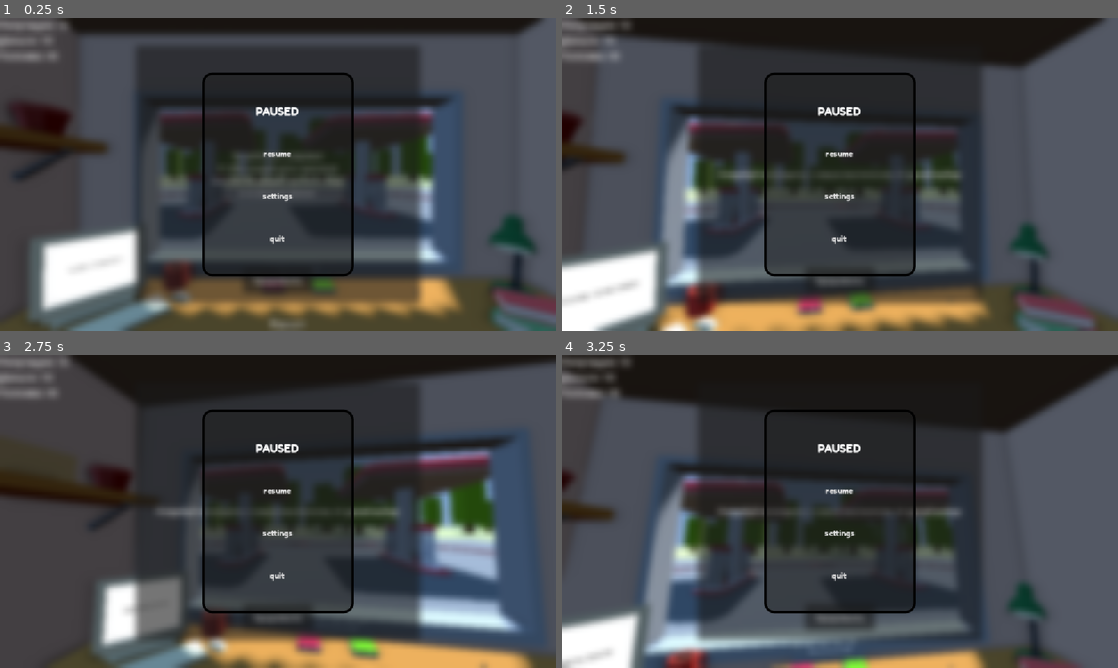
Above: before the commit, frames 1-4 (two rows, left to right).
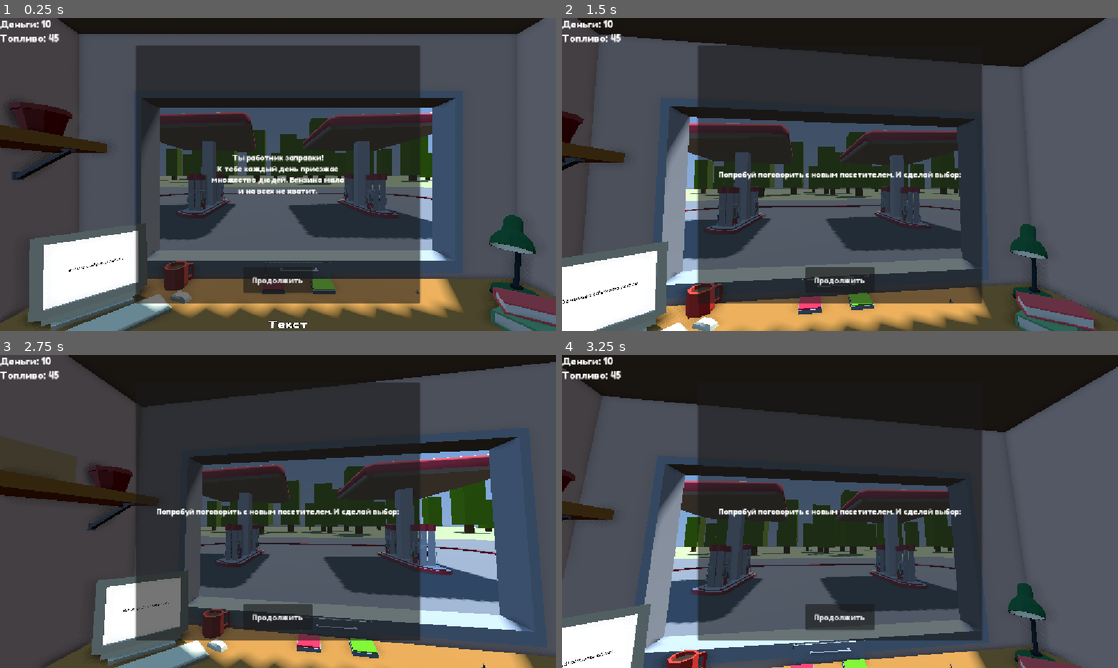
Above: after the commit, the same moments.

Repository: RolicsVin/AZS
Game: Godot game, scene res://scenes/game.tscn
The game is run twice, just before and just after one commit, with the same random seed, the same clock (stepped at 60 frames per second) and the same inputs. This scene is started directly instead of the project's main scene.
Inputs (mouse positions are in pixels of both pictures, inside the frame that each line leads up to):
- Up to frame 1 (0.25 s): no input
- Up to frame 2 (1.5 s): click "Продолжить" at 0.5 s; tap Enter (ui_accept) at 1.25 s; move the mouse to (962, 158) at 1.27 s; hold Right (ui_right) from 1.28 s (still down); click (962, 158) at 1.35 s
- Up to frame 3 (2.75 s): tap Enter (ui_accept) at 1.52, 2.27 s; move the mouse to (166, 527) at 2.02 s; release Right (ui_right) at 2.03 s; hold Down (ui_down) from 2.03 s (still down); click (166, 527) at 2.1 s
- Up to frame 4 (3.25 s): move the mouse to (895, 442) at 2.77 s; release Down (ui_down) at 2.78 s; hold Right (ui_right) from 2.78 s (still down); click (895, 442) at 2.85 s

The runs differ from the first frame. In frame 1, 18% of the frame differs, in the area x 0-100%, y 0-100%; in frame 2, 18%; in frame 3, 19%; in frame 4, 15%.

Commit message:
Font

Diff:
--- a/scenes/game.tscn
+++ b/scenes/game.tscn
@@ -477,10 +477,12 @@
 size = Vector3(1.4253235, 0.6828613, 0.20532227)
 
 [sub_resource type="LabelSettings" id="LabelSettings_pr1ej"]
+font = ExtResource("47_8qswn")
 outline_size = 3
 outline_color = Color(0, 0, 0, 1)
 
 [sub_resource type="LabelSettings" id="LabelSettings_0sl42"]
+font = ExtResource("47_8qswn")
 font_size = 20
 
 [sub_resource type="Animation" id="Animation_pr1ej"]
@@ -761,7 +763,7 @@
 border_width_top = 5
 border_width_right = 5
 border_width_bottom = 5
-border_color = Color(0, 0, 0, 1)
+border_color = Color(0.54509807, 0.43529412, 0.36862746, 1)
 corner_radius_top_left = 20
 corner_radius_top_right = 20
 corner_radius_bottom_right = 20
@@ -1531,6 +1533,7 @@
 transform = Transform3D(-0.72537446, 0, -0.6883545, 0, 1, 0, 0.6883545, 0, -0.72537446, 3.5564072, 2.9454715, -21.78095)
 pixel_size = 0.0013
 text = "Почитать об этом человеке"
+font = ExtResource("47_8qswn")
 font_size = 40
 
 [node name="MeshInstance3D" type="MeshInstance3D" parent="AZSModel" unique_id=1907153043]
@@ -1592,6 +1595,7 @@
 transform = Transform3D(1, 0, 0, 0, 1, 0, 0, 0, 1, 0, 0, 0.045685828)
 pixel_size = 0.0013
 text = "Текст"
+font = ExtResource("47_8qswn")
 font_size = 40
 outline_size = 5
 
@@ -1739,6 +1743,7 @@
 anchor_bottom = 1.0
 grow_horizontal = 2
 grow_vertical = 2
+theme_override_fonts/font = ExtResource("47_8qswn")
 text = "Игра окончена!
 Посетителей больше нет!
 (Пока)"
@@ -1768,6 +1773,7 @@
 anchor_bottom = 1.0
 grow_horizontal = 2
 grow_vertical = 2
+theme_override_fonts/font = ExtResource("47_8qswn")
 horizontal_alignment = 1
 vertical_alignment = 1
 
@@ -1784,6 +1790,7 @@
 offset_bottom = -21.0
 grow_horizontal = 2
 grow_vertical = 0
+theme_override_fonts/font = ExtResource("47_8qswn")
 text = "Продолжить"
 
 [node name="Button" type="Button" parent="UI" unique_id=1068076007]
@@ -1791,6 +1798,7 @@
 layout_mode = 1
 offset_right = 210.0
 offset_bottom = 86.0
+theme_override_fonts/font = ExtResource("47_8qswn")
 text = "Назад"
 
 [node name="UI2" type="Control" parent="." unique_id=264580989]
@@ -1809,11 +1817,6 @@
 offset_bottom = 92.0
 mouse_filter = 2
 
-[node name="respect" type="Label" parent="UI2/VBoxContainer" unique_id=1754398849]
-layout_mode = 2
-label_settings = SubResource("LabelSettings_0sl42")
-vertical_alignment = 1
-
 [node name="money" type="Label" parent="UI2/VBoxContainer" unique_id=862029156]
 layout_mode = 2
 label_settings = SubResource("LabelSettings_0sl42")
@@ -1843,6 +1846,7 @@
 [node name="Pause" type="CanvasLayer" parent="." unique_id=1683573541]
 process_mode = 3
 layer = 15
+visible = false
 script = ExtResource("46_fedci")
 
 [node name="Control" type="Control" parent="Pause" unique_id=1652302047]
--- a/scenes/menu.tscn
+++ b/scenes/menu.tscn
@@ -2,6 +2,7 @@
 
 [ext_resource type="Script" uid="uid://dx8dioudnth1k" path="res://core/classes/ui/buttons.gd" id="1_vjb58"]
 [ext_resource type="Script" uid="uid://bqqq216ui6c7n" path="res://scenes/play.gd" id="2_mhnvy"]
+[ext_resource type="FontFile" uid="uid://cmpsdumo2fb2i" path="res://assets/fonts/FredokaOneCyrillic-Regular.ttf" id="3_b5gwo"]
 [ext_resource type="ArrayMesh" uid="uid://cwcoljx4n4vkv" path="res://assets/models/azs/Cube_010.res" id="4_hwfsl"]
 [ext_resource type="Shader" uid="uid://d0ivgi6ble16m" path="res://assets/shaders/menu.gdshader" id="4_mhnvy"]
 [ext_resource type="ArrayMesh" uid="uid://bebv76ch3dwjl" path="res://assets/models/azs/Cube_090.res" id="5_a04p5"]
@@ -118,6 +119,7 @@
 [node name="Label3D" type="Label3D" parent="Buttons/Play" unique_id=1297497775]
 transform = Transform3D(-9.8550075e-09, 0.22545618, 4.3711385e-08, -0.2254563, -9.855002e-09, -4.3711385e-08, -9.8550075e-09, -9.855002e-09, 0.99999994, 0, 0.0007840395, 0.07741201)
 text = "играть"
+font = ExtResource("3_b5gwo")
 font_size = 82
 
 [node name="CollisionShape3D" type="CollisionShape3D" parent="Buttons/Play" unique_id=480638377]
@@ -151,6 +153,7 @@
 [node name="Label3D2" type="Label3D" parent="Buttons/Play3" unique_id=1862326084]
 transform = Transform3D(-9.8550075e-09, 0.22545618, 4.3711385e-08, -0.2254563, -9.855002e-09, -4.3711385e-08, -9.8550075e-09, -9.855002e-09, 0.99999994, 0, -0.0022403002, 0.062541276)
 text = "выйти"
+font = ExtResource("3_b5gwo")
 font_size = 82
 
 [node name="CollisionShape3D" type="CollisionShape3D" parent="Buttons/Play3" unique_id=1626233945]
@@ -368,6 +371,7 @@
 transform = Transform3D(-0.72537446, 0, -0.6883545, 0, 1, 0, 0.6883545, 0, -0.72537446, 3.5564072, 2.9454715, -21.78095)
 pixel_size = 0.0013
 text = "Настройки"
+font = ExtResource("3_b5gwo")
 font_size = 40
 
 [node name="Camera3D" type="Camera3D" parent="." unique_id=727671551 node_paths=PackedStringArray("rotation_point", "position_point")]
--- a/scenes/ui_2.gd
+++ b/scenes/ui_2.gd
@@ -11,4 +11,3 @@
 	pass
 	$VBoxContainer/fuel.text = 'Топливо: ' + str(Data.fuel)
 	$VBoxContainer/money.text = 'Деньги: ' + str(Data.money)
-	$VBoxContainer/respect.text = 'Репутация: ' + str(Data.respect)
